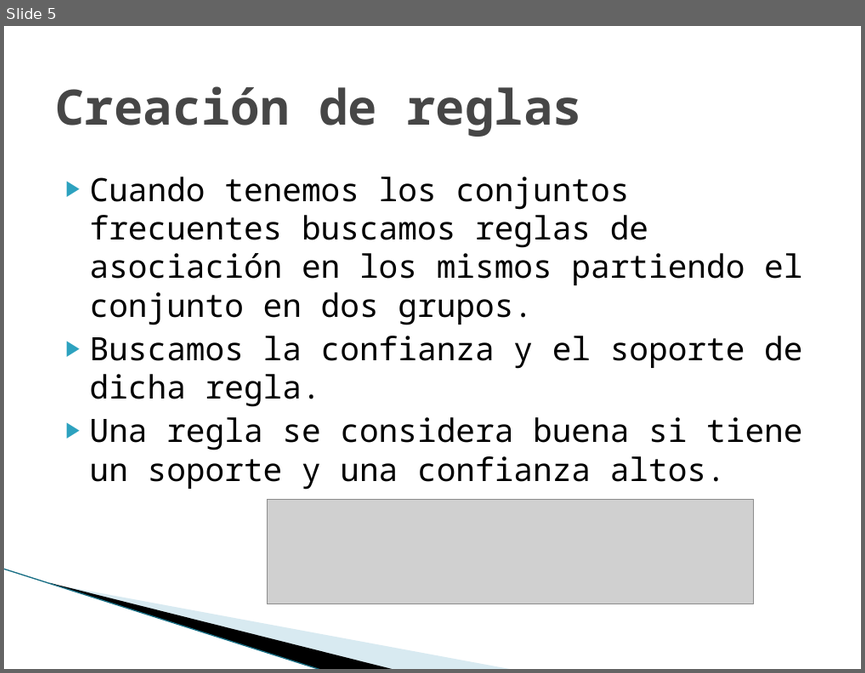
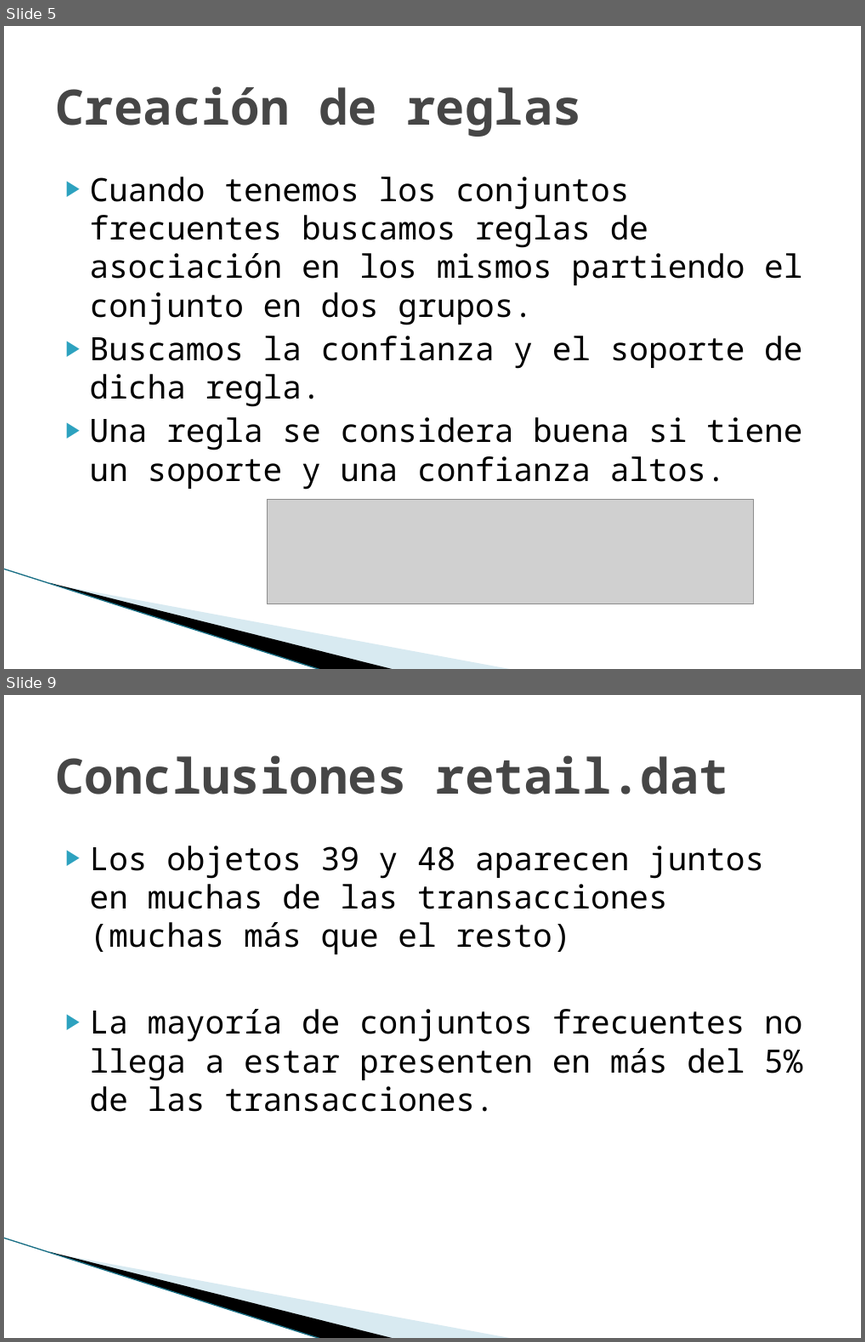
Before and after one commit to joapingut/aia-1718-t5, a slide deck: Presentacion.pptx. Shown one above the other, each under a label of ours: slide 5 before the commit, slides 5 and 9 after it; the slides between them are not shown. The pictures are 865x673 and 865x1342 pixels, drawn with LibreOffice and Linux fonts; fonts in the diff are those of the drawing; grey boxes stand for pictures; background and template pictures are left out. Boxes give left, top, right and bottom in pixels: in the first picture for what was removed or moved away, otherwise in the second. Text is boxed around its words. In the diff, an @@ line names an element or a change of style, - is before the commit and + after.

```diff
--- a/Presentacion.pptx
+++ b/Presentacion.pptx
@@ slide 9 added at [4,695,861,1338], background #FFFFFF; not listed: 3 template elements that a slide beside it also shows @@
@@ title added at [55,755,728,794], 41 pt, text #464646, bold @@
+Conclusiones retail.dat
@@ text added at [90,845,802,1111], 27 pt, text #000000 @@
+▶ Los objetos 39 y 48 aparecen juntos en muchas de las transacciones (muchas más que el resto)
+▶ La mayoría de conjuntos frecuentes no llega a estar presenten en más del 5% de las transacciones.
```
Also in this commit, not shown: 2 slides changed, 1 other slide added, 2 other files.
